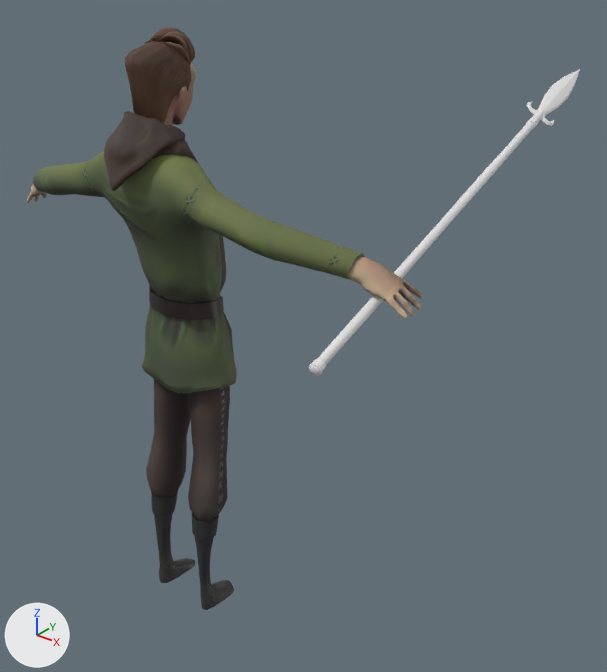
The Blender file Mhmd/Blender/Character/3rd Person/PitchFork_3rdPerson.blend as it was, and as the next commit left it.
One viewpoint serves both versions: a 50 mm lens placed at (1.69, -1.55, 2.03), pointed at (0.0, 0.56, 0.73). Lighting does not change. The marker at lower left points along +X, +Y and +Z.

Names of what the first picture shows: 'Spear_LP', 'mc_body.001', 'mc_clothing.003', 'mc_clothing.004'.
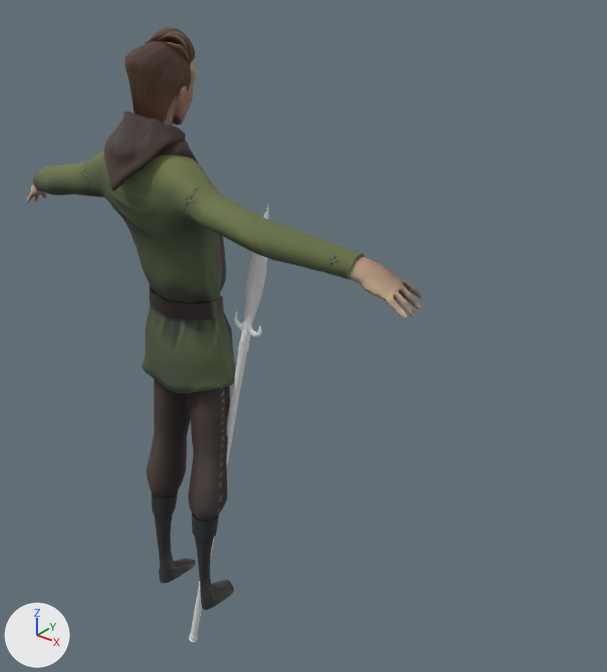
Pixel boxes [x1, y1, x2, y2] of what changed, in the pictures (607 x 672 px):
'Spear_LP', deleted: before [309, 69, 580, 376]
'Spear_LP.002', added: after [189, 204, 269, 642]

The change, as a list of edits to the scene's bpy script:
```text
Add me_plane_004:
    me_plane_004.from_pydata(...)  # 532 vertices, 510 faces; spans x -0.08..0.28, y -0.03..0.06, z -0.31..1.38
    me_plane_004.materials.append(mat_spear_mat_001)  # white #e7e7e7
Remove ob_spear_lp:
    ob_spear_lp = bpy.data.objects.new('Spear_LP', me_plane_005)
    ob_spear_lp.location = (0.667, 0.035, 1.249)
    ob_spear_lp.rotation_euler = (-1.144, 0.488, 0.464)  # degrees (-66, 28, 27)
Add ob_spear_lp_002:
    ob_spear_lp_002 = bpy.data.objects.new('Spear_LP.002', me_plane_004)
    ob_spear_lp_002.location = (0.0, 0.0, 0.0)
```
